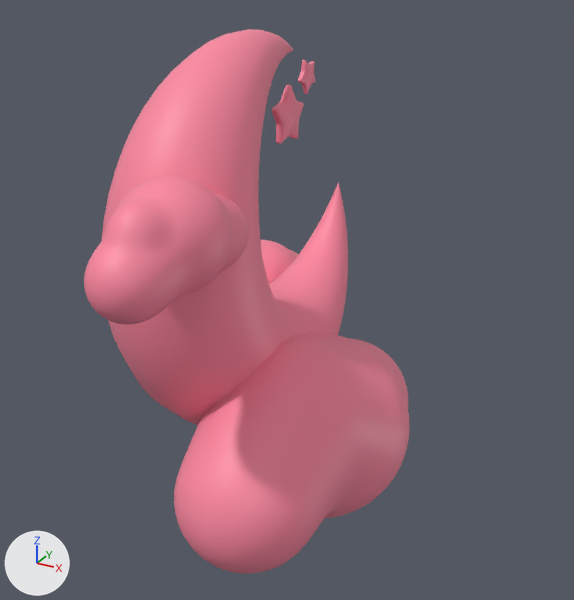
What one commit did to the Blender file public/blender/dream.blend.
Both versions are drawn from a 50 mm camera at (1.274, -2.086, 0.971) aimed at (0.11, 0.03, -0.087). Lighting does not change. The marker at lower left points along +X, +Y and +Z.

Names of what the first picture shows: 'cloud1', 'cloud2', 'cloud3', 'moon', 'star1', 'star2'.
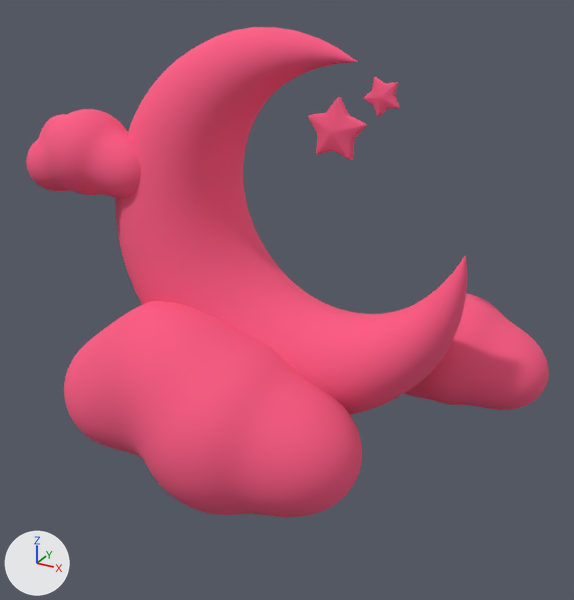
Changed parts and their boxes (x1, y1, x2, y2) in the pictures (574 x 600 px):
'moon', reshaped, moved, turned: before (101, 29, 348, 425); after (115, 27, 467, 415)
'cloud2', recoloured, moved, turned: before (174, 333, 410, 574); after (64, 301, 362, 517)
'cloud1', recoloured, moved, turned: before (84, 176, 249, 325); after (26, 109, 141, 199)
'cloud3', recoloured, moved, turned: before (261, 240, 299, 284); after (404, 293, 549, 410)
'star1', recoloured, moved, turned: before (272, 85, 304, 143); after (308, 97, 367, 160)
'star2', moved, turned: before (298, 60, 316, 94); after (363, 77, 400, 117)

Edits to the bpy script that builds the scene:
```text
Add mat_dream:
    mat_dream = principled_material('dream')
    mat_dream.base_color = (1.0, 0.109, 0.241)  # pink #ff5d87
    mat_dream.roughness = 1.0
Change me_mesh:
    where me_mesh.from_pydata(...)  # 3776 vertices, 4640 faces; spans x -0.57..0.57, y -1.06..1.06, z -0.62..0.57
    remove me_mesh.materials.append(mat_cloud1)  # pink #ff89a2
    add me_mesh.materials.append(mat_dream)  # pink #ff5d87
Change me_mesh_001:
    where me_mesh_001.from_pydata(...)  # 3294 vertices, 4060 faces; spans x -0.57..0.57, y -0.88..0.88, z -0.64..0.57
    remove me_mesh_001.materials.append(mat_cloud3)  # pink #ff89a2
    add me_mesh_001.materials.append(mat_dream)  # pink #ff5d87
Change me_mesh_002:
    where me_mesh_002.from_pydata(...)  # 8088 vertices, 10032 faces; spans x -0.82..0.82, y -0.57..2.48, z -0.84..1.02
    remove me_mesh_002.materials.append(mat_cloud2)  # pink #ff89a2
    add me_mesh_002.materials.append(mat_dream)  # pink #ff5d87
Change me_circle:
    where me_circle.from_pydata(...)  # 22 vertices, 30 faces; spans x -0.95..0.95, y -0.81..1.0, z -0.2..0.4
    remove me_circle.materials.append(mat_star1)  # pink #ff89a2
    add me_circle.materials.append(mat_dream)  # pink #ff5d87
Change cu_nurbspath:
    where _sp = cu_nurbspath.splines.new('NURBS'); _sp.points.add(4)
    remove _sp.points.foreach_set('co', [0.0, 0.0, 0.926, 1.0, 0.0, -1.627, 2.745, 1.0, 0.0, -4.852, 0.0, 1.0, 0.0, -1.627, -2.745, 1.0, 0.0, 0.0, -0.926, 1.0])
    add _sp.points.foreach_set('co', [-0.334, 1.801, 1.094, 1.0, -0.334, 0.174, 2.914, 1.0, -0.334, -3.051, 0.169, 1.0, -0.334, 0.174, -2.576, 1.0, -0.334, 1.801, -0.757, 1.0])
    remove cu_nurbspath.materials.append(mat_moon)  # pink #ff89a2
    add cu_nurbspath.materials.append(mat_dream)  # pink #ff5d87
Change ob_moon:
    ob_moon.location: (-0.011, 0.48, 0.41) -> (0.0, 0.0, 0.0)
    ob_moon.rotation_euler: (0.611, 0.0, 0.0) -> (0.611, 0.0, -1.571)  # degrees (35, 0, 0) -> degrees (35, 0, -90)
Change ob_cloud1:
    ob_cloud1.location: (0.149, -0.619, 0.339) -> (-0.617, -0.043, 0.339)
    ob_cloud1.rotation_euler: (0.0, 0.0, 0.0) -> (0.0, 0.0, -1.571)  # degrees (0, 0, 0) -> degrees (0, 0, -90)
Change ob_cloud3:
    ob_cloud3.location: (-0.322, 0.577, -0.329) -> (0.58, 0.428, -0.329)
    ob_cloud3.rotation_euler: (0.271, 0.0, 0.0) -> (0.271, 0.0, -1.571)  # degrees (16, 0, 0) -> degrees (16, 0, -90)
Change ob_cloud2:
    ob_cloud2.location: (0.254, -0.469, -0.492) -> (-0.466, -0.148, -0.492)
    ob_cloud2.rotation_euler: (0.0, 0.0, 0.0) -> (0.0, 0.0, -1.571)  # degrees (0, 0, 0) -> degrees (0, 0, -90)
Change ob_star1:
    ob_star1.location: (-0.011, 0.237, 0.472) -> (0.239, 0.117, 0.472)
    ob_star1.rotation_euler: (1.571, 1.309, 1.571) -> (1.571, 1.309, 0.0)  # degrees (90, 75, 90) -> degrees (90, 75, 0)
Change ob_star2:
    ob_star2.location: (-0.011, 0.38, 0.584) -> (0.382, 0.11, 0.584)
    ob_star2.rotation_euler: (1.571, 0.785, 1.571) -> (1.571, 0.785, 0.0)  # degrees (90, 45, 90) -> degrees (90, 45, 0)
```
